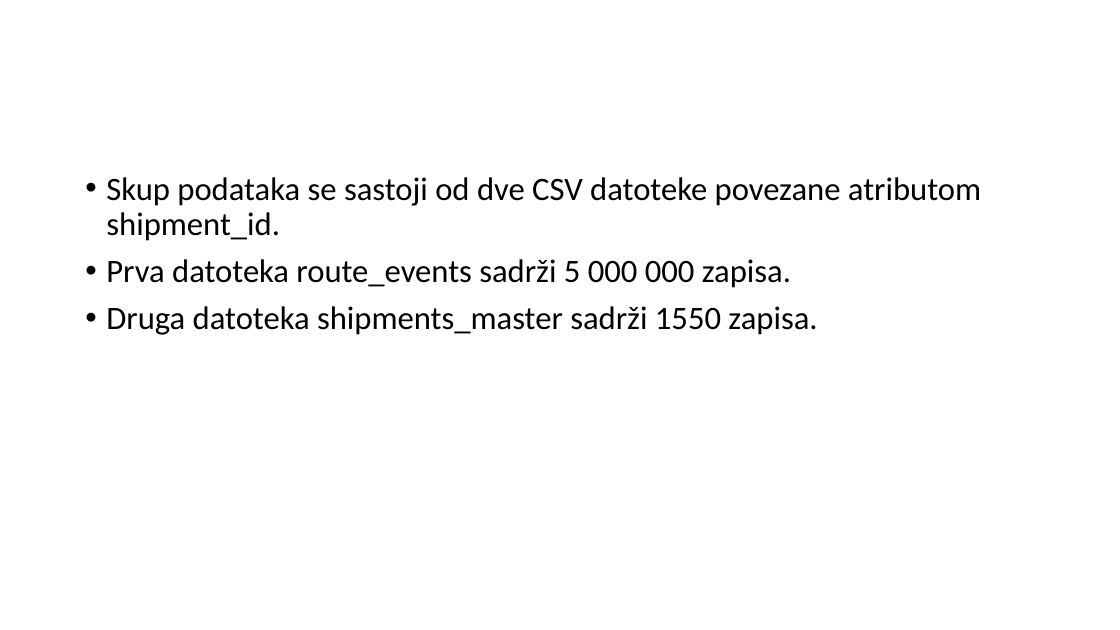
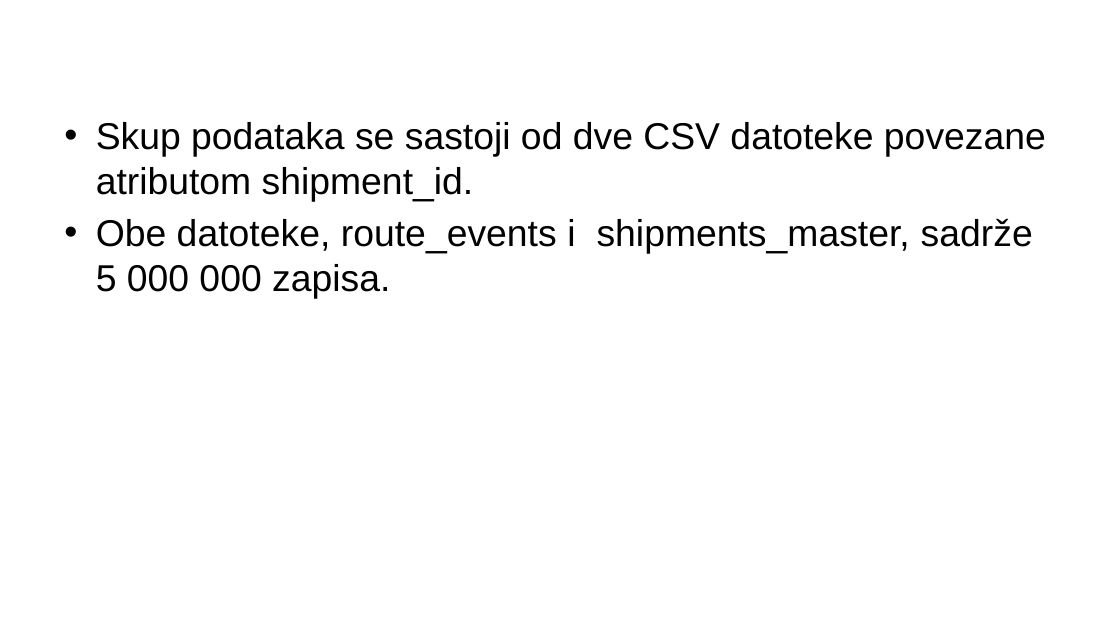
Before and after one commit to annaopi/sbp-projekat, a slide deck: slide 3 of Analiza pametne logistike globalnog uvoza (1).pptx. Drawn at 1120x630 pixels with LibreOffice and Linux fonts; fonts in the diff are those of the drawing; background and template pictures are left out. Boxes give left, top, right and bottom in pixels: in the first picture for what was removed or moved away, otherwise in the second. Text is boxed around its words. In the diff, an @@ line names an element or a change of style, - is before the commit and + after.

```diff
--- a/Analiza pametne logistike globalnog uvoza (1).pptx
+++ b/Analiza pametne logistike globalnog uvoza (1).pptx
@@ text "Skup podataka se sastoji od ...": place and size @@
-text "Skup podataka se sastoji od ..." at [106,177,981,335]
+text "Skup podataka se sastoji od ..." at [96,122,1046,298]
@@ text at [96,122,1046,201]: size 28 to 32 pt, font Calibri to Arial in "Skup podataka se sastoji od dve CSV ..."; indent changed; line spacing 0.9 to 1; less space between paragraphs @@
@@ text at [96,218,1033,298]: text changed; size 28 to 32 pt; font Calibri to Arial @@
-• Prva datoteka route_events sadrži 5 000 000 zapisa.
-• Druga datoteka shipments_master sadrži 1550 zapisa.
+• Obe datoteke, route_events i shipments_master, sadrže 5 000 000 zapisa.
```
Also in this commit, not shown: 7 other slides changed, 1 slide added.
